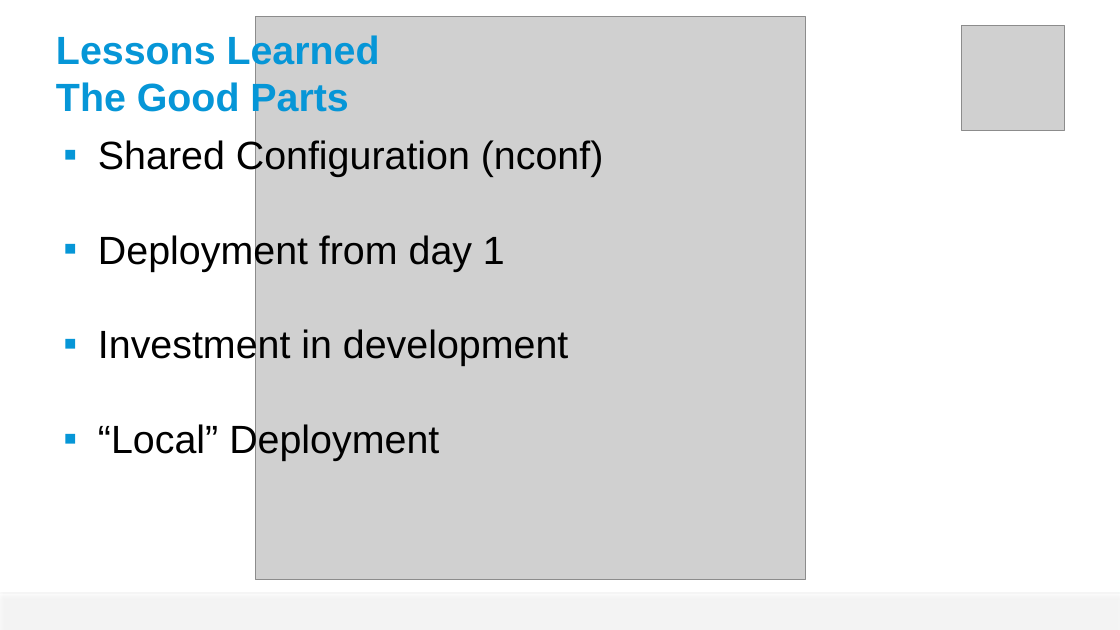
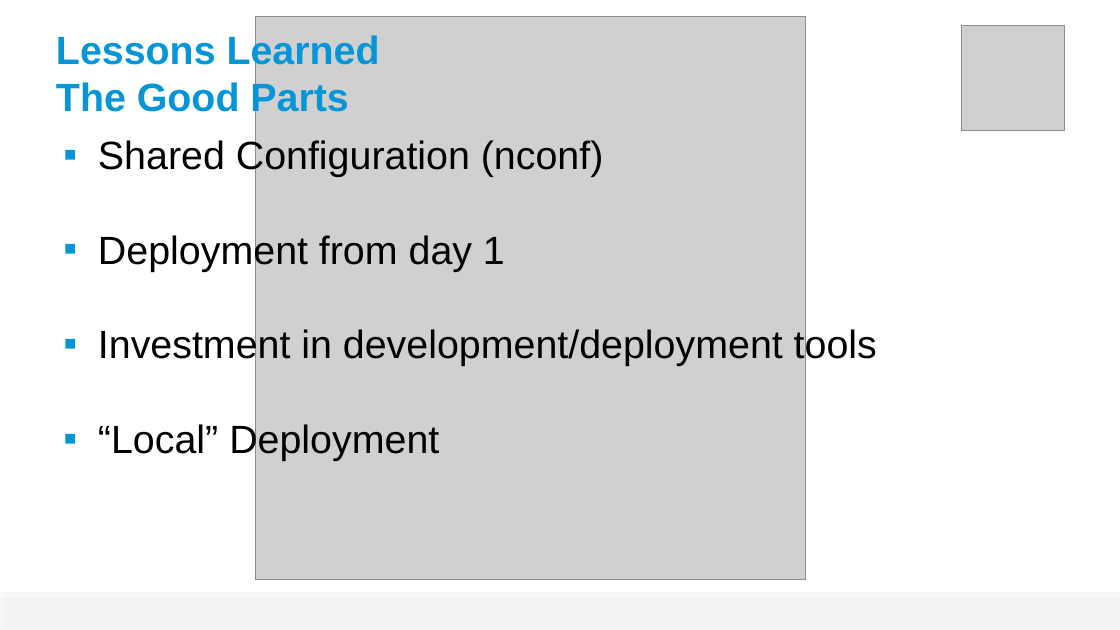
Before and after one commit to guillaume-brossard/tech-summit, a slide deck: slide 9 of 2014/supersize-nodejs/supersize-nodejs-gb.pptx. Drawn at 1120x630 pixels with LibreOffice and Linux fonts; fonts in the diff are those of the drawing; grey boxes stand for pictures; background and template pictures are left out. Boxes give left, top, right and bottom in pixels: in the first picture for what was removed or moved away, otherwise in the second. Text is boxed around its words. In the diff, an @@ line names an element or a change of style, - is before the commit and + after.

```diff
--- a/2014/supersize-nodejs/supersize-nodejs-gb.pptx
+++ b/2014/supersize-nodejs/supersize-nodejs-gb.pptx
@@ text at [98,327,877,366]: text changed @@
-▪ Investment in development
+▪ Investment in development/deployment tools
```
Also in this commit, not shown: 6 other slides changed, 1 other file.
